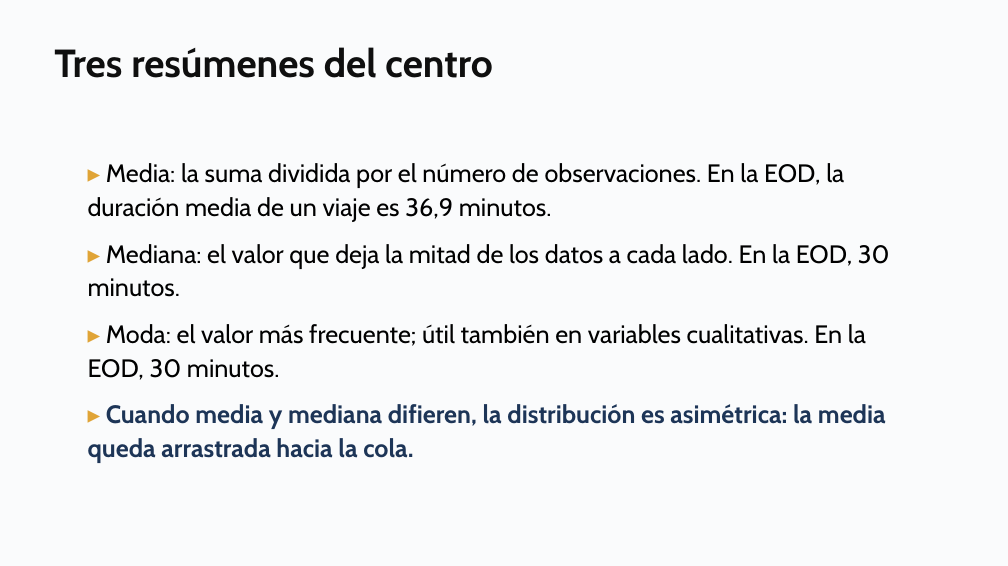
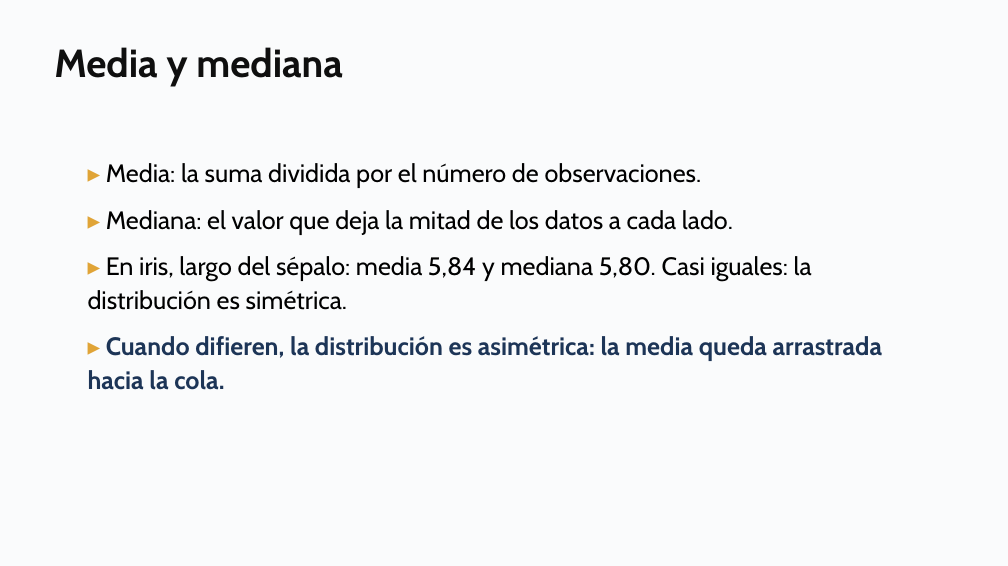
Before and after one commit to daniopitz/diplomado-cdd, a slide deck: slide 9 of presentaciones/clase02_eda_descriptiva.pptx (slide 6 before the commit). Drawn at 1008x566 pixels with LibreOffice and Linux fonts; fonts in the diff are those of the drawing. Boxes give left, top, right and bottom in pixels: in the first picture for what was removed or moved away, otherwise in the second. Text is boxed around its words. In the diff, an @@ line names an element or a change of style, - is before the commit and + after.

```diff
--- a/presentaciones/clase02_eda_descriptiva.pptx
+++ b/presentaciones/clase02_eda_descriptiva.pptx
@@ text at <box>54,47,342,87</box>: text changed @@
-Tres resúmenes del centro
+Media y mediana
@@ text at <box>88,163,882,390</box>: text changed @@
-▸ Media: la suma dividida por el número de observaciones. En la EOD, la duración media de un viaje es 36,9 minutos.
-▸ Mediana: el valor que deja la mitad de los datos a cada lado. En la EOD, 30 minutos.
-▸ Moda: el valor más frecuente; útil también en variables cualitativas. En la EOD, 30 minutos.
-▸ Cuando media y mediana difieren, la distribución es asimétrica: la media queda arrastrada hacia la cola.
+▸ Media: la suma dividida por el número de observaciones.
+▸ Mediana: el valor que deja la mitad de los datos a cada lado.
+▸ En iris, largo del sépalo: media 5,84 y mediana 5,80. Casi iguales: la distribución es simétrica.
+▸ Cuando difieren, la distribución es asimétrica: la media queda arrastrada hacia la cola.
```
Also in this commit, not shown: 4 other slides changed, 6 slides added, 4 other files.
